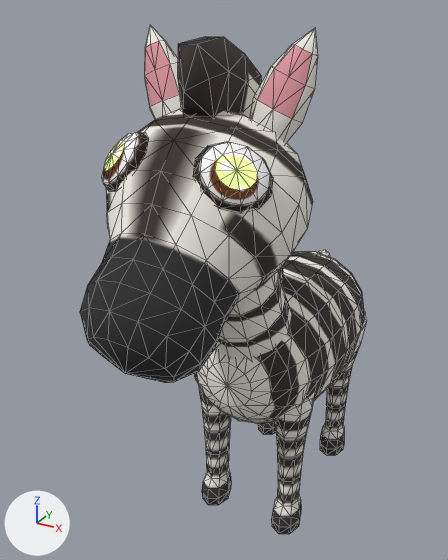
What one commit did to the Blender file assets/blender/animals/zebra_foal.blend.
The view is the same before and after, from a camera (50 mm lens) standing at (0.507, -1.213, 1.117) and looking at (-0.079, -0.148, 0.584). Arrows for +X, +Y and +Z are at lower left; the lights stay in place. The first picture is the older version. Mesh edges are drawn as thin lines.

In view in the first picture: 'zebra_foal'.
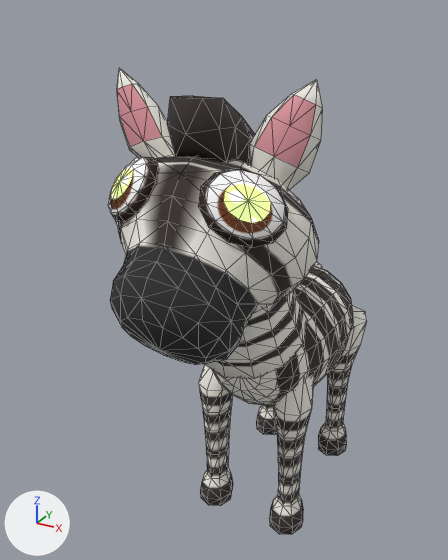
The change in detail:
me_zebra_foal is used by ob_zebra_foal; location (0.0, 0.0, 0.0).
me_zebra_foal had 1048 vertices, 2040 faces and spanned x -0.171..0.171, y -0.627..0.367, z 0.0..1.091.
me_zebra_foal now has 1048 vertices, 2040 faces and spans x -0.205..0.182, y -0.545..0.303, z 0.0..1.022.
me_zebra_foal part 1: the loose piece of 226 vertices spanning x -0.166..0.166, y -0.279..0.279, z 0.248..0.578 is scaled about its middle by (0.88, 0.8, 0.85), then moved by (0.0, 0.0, 0.001).
me_zebra_foal part 2: the loose piece of 156 vertices spanning x -0.171..0.171, y -0.627..-0.198, z 0.573..0.974 is multiplied about its middle by the matrix ((1.062, 0.0, 0.0), (0.0, 0.861, -0.162), (0.0, -0.162, 0.931)), then moved by (0.0, 0.039, -0.046).
me_zebra_foal part 3: the loose piece of 50 vertices spanning x 0.043..0.147, y -0.482..-0.394, z 0.849..0.941 is multiplied about its middle by the matrix ((1.144, 0.057, -0.014), (0.049, 1.047, -0.003), (-0.021, 0.014, 1.143)), then moved by (0.006, 0.023, -0.051).
me_zebra_foal part 4: the loose piece of 50 vertices spanning x -0.147..-0.043, y -0.482..-0.394, z 0.849..0.941 is multiplied about its middle by the matrix ((1.144, -0.057, 0.014), (-0.049, 1.047, -0.003), (0.021, 0.014, 1.143)), then moved by (-0.006, 0.023, -0.051).
me_zebra_foal part 5: the loose piece of 32 vertices spanning x -0.015..0.015, y 0.229..0.343, z 0.293..0.535 is scaled about its middle by (0.88, 0.8, 0.85), then moved by (0.0, -0.057, 0.001).
me_zebra_foal part 6: 302 of 1048 vertices moved; they spanned x -0.157..0.157, y -0.414..-0.044, z 0.0..1.091 and now span x -0.205..0.178, y -0.412..0.002, z 0.0..1.022; mean shift (-0.002, 0.007, -0.037); largest move (-0.016, -0.188, 1.009) -> (-0.028, -0.22, 0.907).
me_zebra_foal part 7: 116 of 1048 vertices moved; they spanned x -0.145..0.145, y 0.125..0.367, z 0.0..0.427 and now span x -0.144..0.144, y 0.125..0.303, z 0.0..0.426; mean shift (0.0, -0.02, 0.007); largest move (0.0, 0.34, 0.173) -> (0.0, 0.272, 0.21).

What differs and where, as boxes [x1, y1, x2, y2] in the pictures (448 x 560 px; the box of a moved part takes in the faces that stretch with it):
'zebra_foal', reshaped (10% narrower, 8% shorter)
    before: [80, 25, 367, 534]
    after: [108, 68, 367, 534]
part 1 of me_zebra_foal, moved or reshaped
    before: [194, 251, 364, 424]
    after: [212, 266, 353, 406]
part 2 of me_zebra_foal, moved or reshaped
    before: [80, 109, 313, 383]
    after: [110, 154, 319, 365]
part 3 of me_zebra_foal, moved or reshaped
    before: [193, 142, 273, 212]
    after: [198, 169, 288, 248]
part 4 of me_zebra_foal, moved or reshaped
    before: [102, 132, 149, 191]
    after: [108, 157, 158, 222]
part 5 of me_zebra_foal, moved or reshaped (mostly hidden)
    before: [318, 250, 330, 257]
    after: [314, 262, 322, 268]
part 6 of me_zebra_foal, moved or reshaped
    before: [145, 25, 318, 534]
    after: [117, 68, 323, 534]
part 7 of me_zebra_foal, moved or reshaped
    before: [258, 311, 367, 455]
    after: [256, 306, 367, 456]
